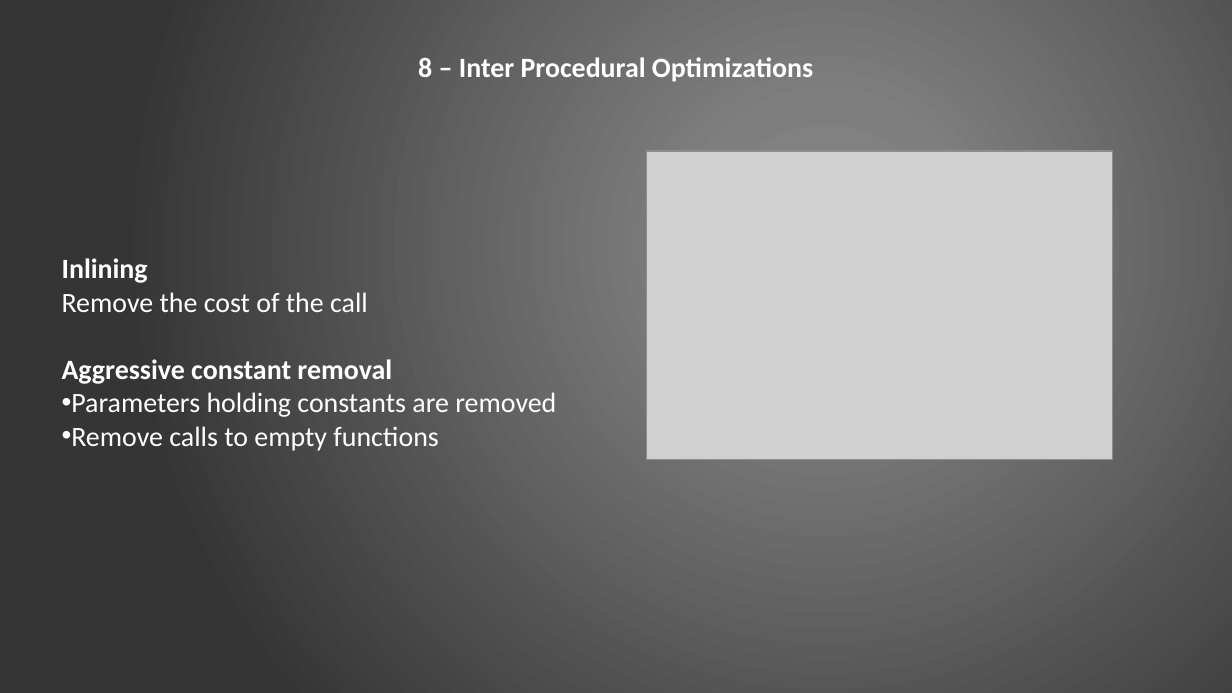
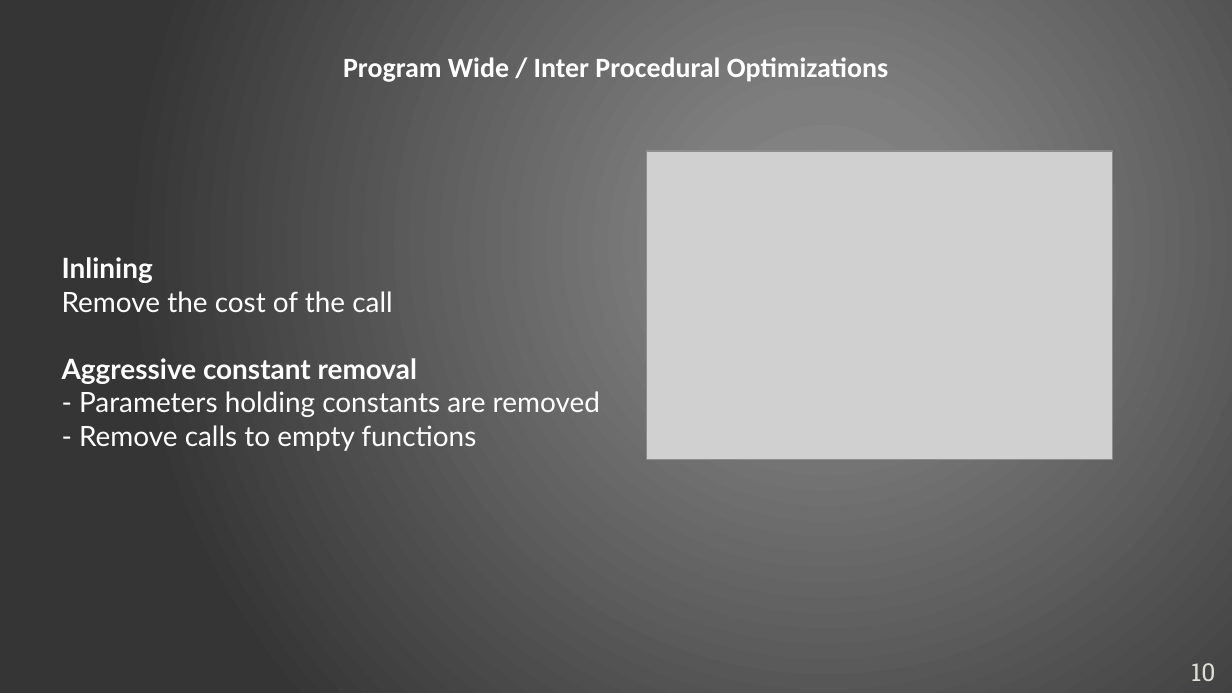
Before and after one commit to ciplogic/CodeRefractor, a slide deck: slide 10 of Documentation/Slides_final.pptx. Drawn at 1232x693 pixels with LibreOffice and Linux fonts; fonts in the diff are those of the drawing; grey boxes stand for pictures. Boxes give left, top, right and bottom in pixels: in the first picture for what was removed or moved away, otherwise in the second. Text is boxed around its words. In the diff, an @@ line names an element or a change of style, - is before the commit and + after.

```diff
--- a/Documentation/Slides_final.pptx
+++ b/Documentation/Slides_final.pptx
@@ text at box(343, 57, 888, 82): text changed @@
-8 – Inter Procedural Optimizations
+Program Wide / Inter Procedural Optimizations
@@ text at box(62, 257, 417, 384): font Calibri to Lato in "Inlining", "Remove the cost of the call", "Aggressive constant removal" @@
@@ text at box(79, 391, 600, 451): text changed; font Calibri to Lato @@
-• Parameters holding constants are removed
-• Remove calls to empty functions
+- Parameters holding constants are removed
+- Remove calls to empty functions
@@ page number added at box(1191, 663, 1215, 681), 16 pt, text #E0E0D4 @@
+10
```
Also in this commit, not shown: 11 other slides changed, 2 slides added, 2 slides removed, 1 other file.
